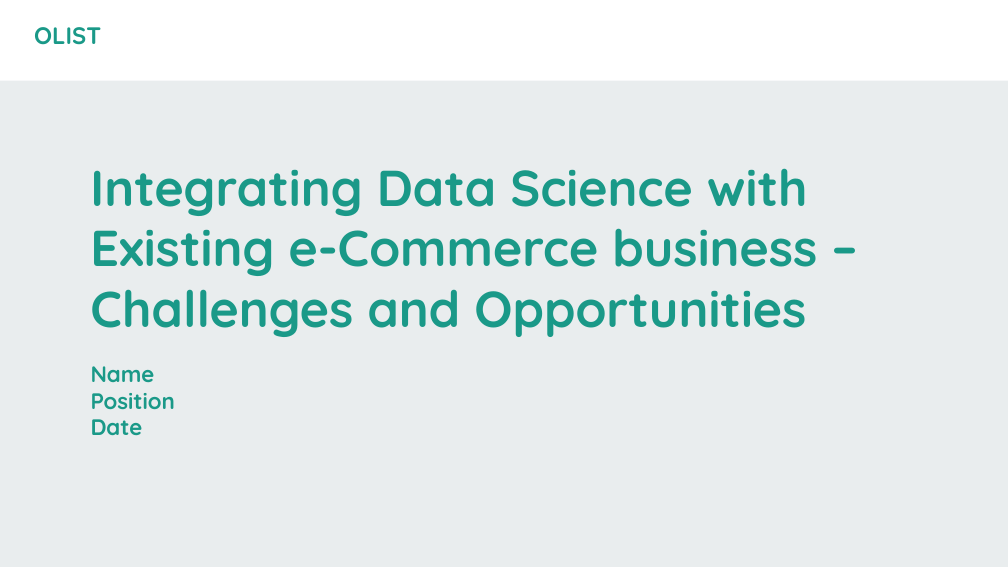
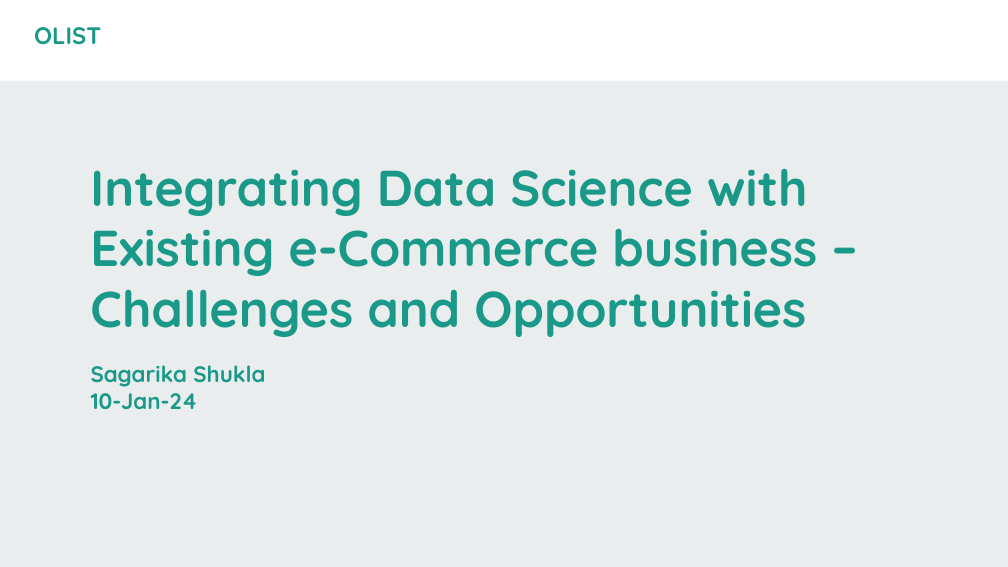
Before and after one commit to Sagarika-Shukla/Data_strategy_Olist, a slide deck: slide 1 of Data+Strategy+PPT+.pptx. Drawn at 1008x567 pixels with LibreOffice and Linux fonts; fonts in the diff are those of the drawing. Boxes give left, top, right and bottom in pixels: in the first picture for what was removed or moved away, otherwise in the second. Text is boxed around its words. In the diff, an @@ line names an element or a change of style, - is before the commit and + after.

```diff
--- a/Data+Strategy+PPT+.pptx
+++ b/Data+Strategy+PPT+.pptx
@@ subtitle at [91,365,265,409]: text changed @@
-Name
-Position
-Date
+Sagarika Shukla
+10-Jan-24
```
